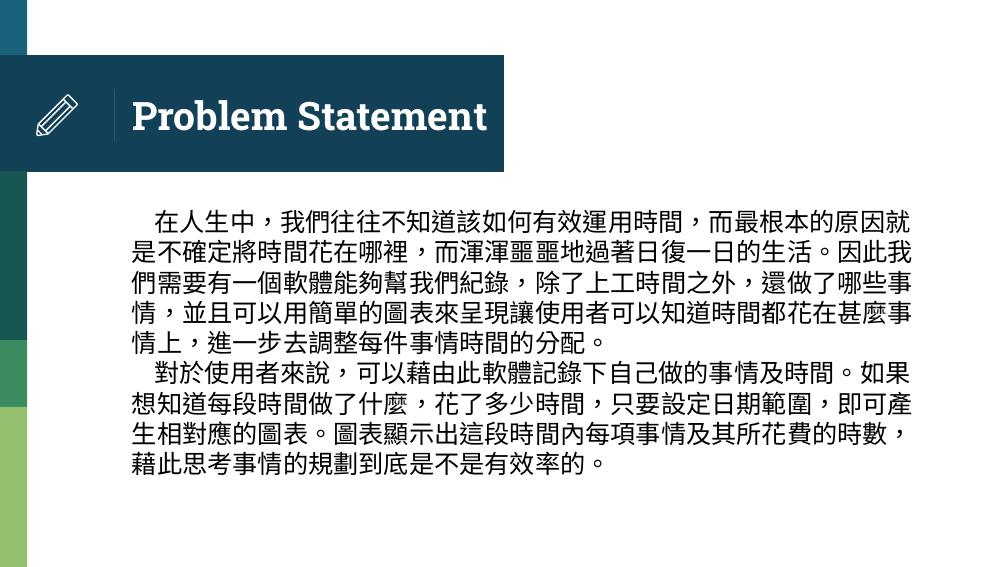
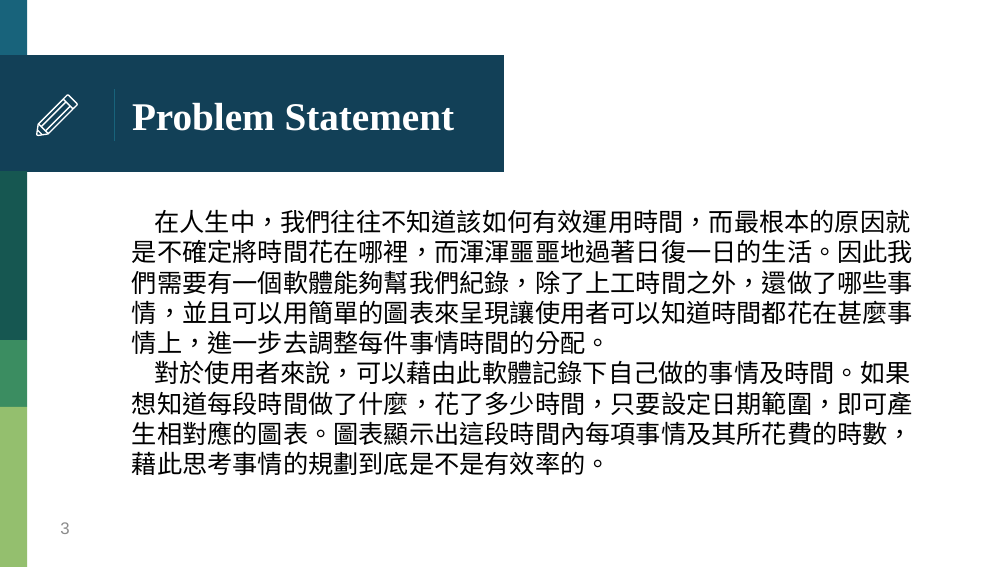
Before and after one commit to HankTwZhong/OOAD, a slide deck: slide 3 of OOAD_Midterm.pptx. Drawn at 1008x567 pixels with LibreOffice and Linux fonts; fonts in the diff are those of the drawing. Boxes give left, top, right and bottom in pixels: in the first picture for what was removed or moved away, otherwise in the second. Text is boxed around its words. In the diff, an @@ line names an element or a change of style, - is before the commit and + after.

```diff
--- a/OOAD_Midterm.pptx
+++ b/OOAD_Midterm.pptx
@@ title "Problem Statement" at box(132, 102, 455, 131): font Roboto Slab to Times New Roman @@
@@ page number added at box(60, 522, 69, 534), 12 pt, text #8C8C8C @@
+3
```
Also in this commit, not shown: 15 other slides changed, 12 slides added, 19 other files.
